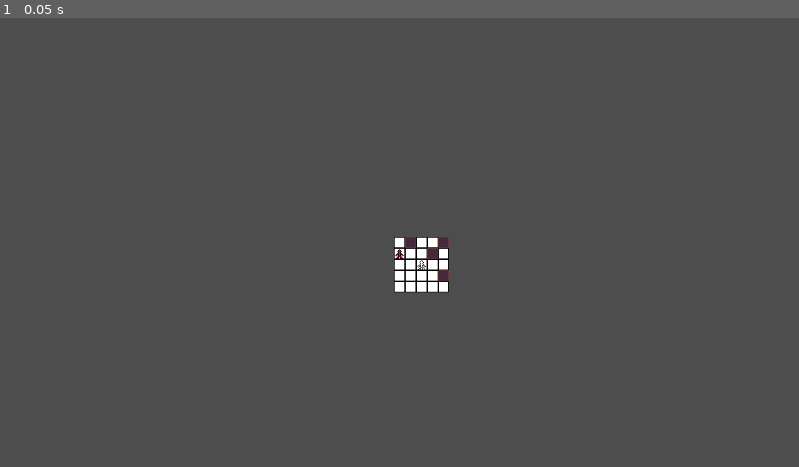
Above: before the commit, frame 1.
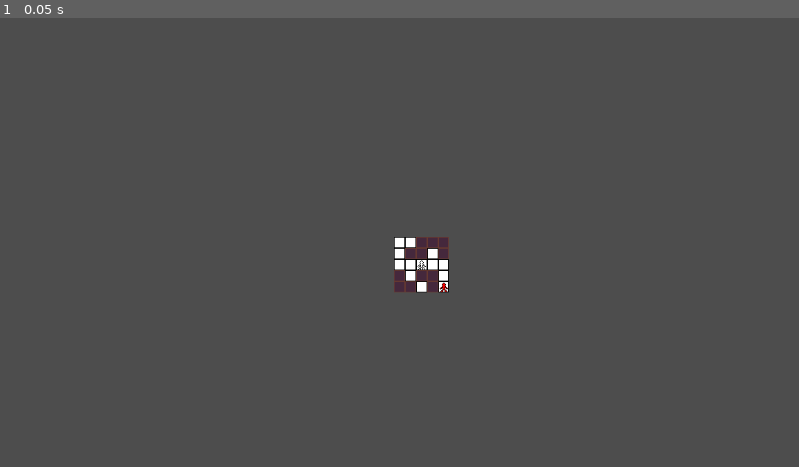
Above: after the commit, the same moment.

Repository: RW7231/Experimental-Game-V2-D-
Game: Godot game, scene res://Overworld.tscn
Same seed, same stepped clock (60 frames per second), same inputs: the game is played once before the commit and once after it.
Inputs:
- Up to frame 1 (0.05 s): no input

The runs differ from the first frame. In frame 1, 0.5% of the frame differs, in the area x 49-57%, y 48-62%.

Commit message:
Softlock prevention complete
The game map deletes walls and places floors to allow player to access all valid positions. Softlocks should now be impossible

Diff:
--- a/Scripts/OverworldMap.gd
+++ b/Scripts/OverworldMap.gd
@@ -10,6 +10,9 @@
 
 var worldGrid
 
+# this variable stores the actual tiles used in the game map
+var tileGrid
+
 var player
 
 var Gridmin = 0
@@ -37,6 +40,7 @@
 	for i in size:
 		for j in size:
 			worldGrid[i][j] = 0
+			tileGrid[i][j] = null
 
 	# we can then fill the array with the world grid
 	for i in size:
@@ -45,18 +49,21 @@
 			var gridpiece
 			var foe
 
+			# is this not the player's position?
 			if i != playerpos[0] or j != playerpos[1]:
 
 				# generate a random number between 0 and 99
 				# if it is less than 10, generate a wall, otherwise generate a blank space
 				# additionally we shoud prevent a wall from spawning on a player, that would be weird
-				if (randi() % 100) < 10 and worldGrid[i][j] == 0:
+				if (randi() % 100) < 70 and worldGrid[i][j] == 0:
 					gridpiece = WallObject.instantiate()
+					tileGrid[i][j] = gridpiece
 					worldGrid[i][j] = 1
 
 				# wall failed to generate, create a floor object instead
 				else:
 					gridpiece = GridObject.instantiate()
+					tileGrid[i][j] = gridpiece
 					worldGrid[i][j] = 0
 
 					# roll a chance to spawn an enemy as well
@@ -66,8 +73,10 @@
 						worldGrid[i][j] = 2
 						add_child(foe)
 
+			# this is the player's spot, put down a floor
 			else:
 				gridpiece = GridObject.instantiate()
+				tileGrid[i][j] = gridpiece
 				worldGrid[i][j] = 0
 
 			# from there, change its position in the world.
@@ -77,6 +86,11 @@
 				# add this gridpiece to the scene and array
 			add_child(gridpiece)
 
+
+	checkMap()
+
+
+func checkMap():
 	# one more thing, fix up the map
 	# it isn't very fun when a player gets softlocked because the walls spawned in all directions around them
 	# in the off chance a part of the map gets blocked off, I want to recover
@@ -97,11 +111,45 @@
 				if not pathFound:
 					fixMap([i, j], [2, 2])
 
+
 # this functionality will come soon, but should be simple
 # just go from player position to the blocked off part of the map, deleting any walls in the way
 func fixMap(location, playerpos):
 	print("Location ", location[0], ", ", location[1], " is invalid and must be fixed")
-	pass
+
+	if location[0] < playerpos[0]:
+		for i in range(location[0], playerpos[0]):
+			var newFloor = GridObject.instantiate()
+			newFloor.position = Vector2(i*16, playerpos[1]*16)
+			self.add_child(newFloor)
+			tileGrid[i][playerpos[1]].queue_free()
+			tileGrid[i][playerpos[1]] = newFloor
+			worldGrid[i][playerpos[1]] = 0
+	else:
+		for i in range(playerpos[0], location[0]):
+			var newFloor = GridObject.instantiate()
+			newFloor.position = Vector2(i*16, playerpos[1]*16)
+			self.add_child(newFloor)
+			tileGrid[i][playerpos[1]].queue_free()
+			tileGrid[i][playerpos[1]] = newFloor
+			worldGrid[i][playerpos[1]] = 0
+
+	if location[1] < playerpos[1]:
+		for i in range(location[1], playerpos[1]):
+			var newFloor = GridObject.instantiate()
+			newFloor.position = Vector2(location[0]*16, i*16)
+			self.add_child(newFloor)
+			tileGrid[location[0]][i].queue_free()
+			tileGrid[location[0]][i] = newFloor
+			worldGrid[location[0]][i] = 0
+	else:
+		for i in range(playerpos[1], location[1]):
+			var newFloor = GridObject.instantiate()
+			newFloor.position = Vector2(location[0]*16, i*16)
+			self.add_child(newFloor)
+			tileGrid[location[0]][i].queue_free()
+			tileGrid[location[0]][i] = newFloor
+			worldGrid[location[0]][i] = 0
 
 
 
@@ -169,8 +217,9 @@
 # Called when the node enters the scene tree for the first time.
 func _ready():
 	# consistent generation
-	seed(3)
+	seed(4)
 	worldGrid = make2dArray()
+	tileGrid = make2dArray()
 	fillWorld()
 	player = PlayerObject.instantiate()
 	player.position = Vector2(32, 32)
